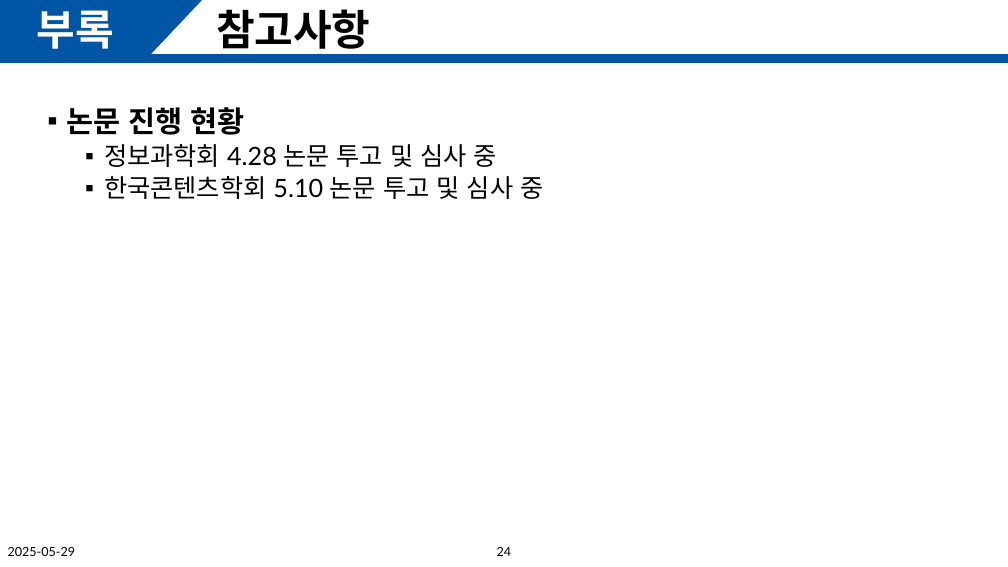
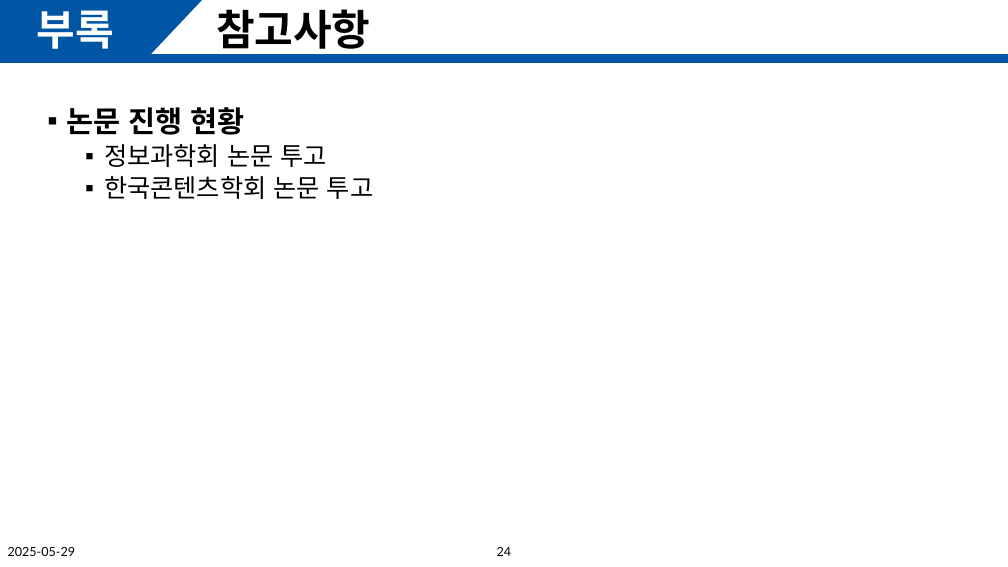
Before and after one commit to henu-1004/rain2floodnet, a slide deck: slide 24 of docs/Rain2FloodNet.pptx. Drawn at 1008x567 pixels with LibreOffice and Linux fonts; fonts in the diff are those of the drawing; background and template pictures are left out. Boxes give left, top, right and bottom in pixels: in the first picture for what was removed or moved away, otherwise in the second. Text is boxed around its words. In the diff, an @@ line names an element or a change of style, - is before the commit and + after.

Commit message:
docs

```diff
--- a/docs/Rain2FloodNet.pptx
+++ b/docs/Rain2FloodNet.pptx
@@ text at box(104, 144, 373, 199): text changed @@
-  ▪ 정보과학회 4.28 논문 투고 및 심사 중
-  ▪ 한국콘텐츠학회 5.10 논문 투고 및 심사 중
+  ▪ 정보과학회 논문 투고
+  ▪ 한국콘텐츠학회 논문 투고
```
